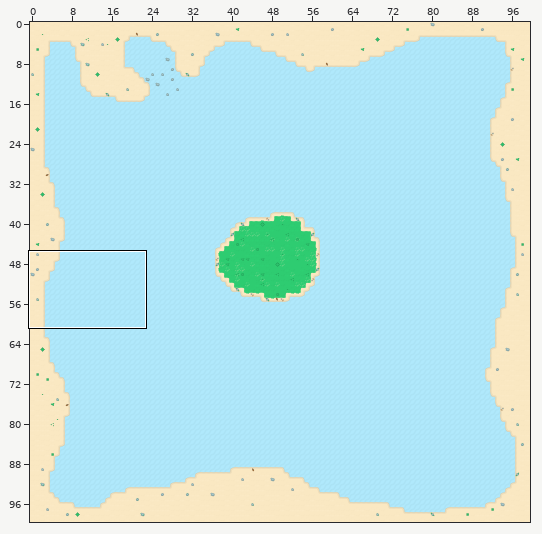
Tiled map: core/assets/tiledMap/world1.tmx. Above, an overview of the earlier version with the close-up marked.
Close-up. Before:
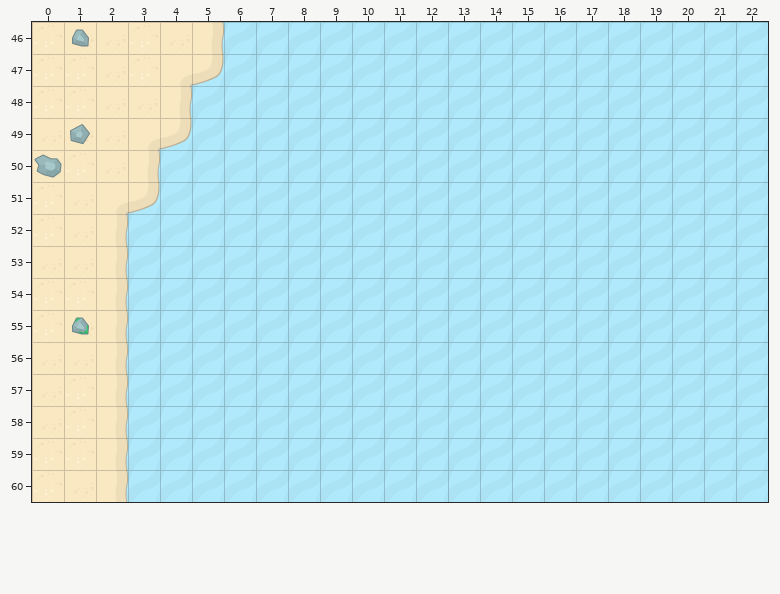
Cells are 64x64 px. Shown: x 0..22, y 46..60.
Now the later version:
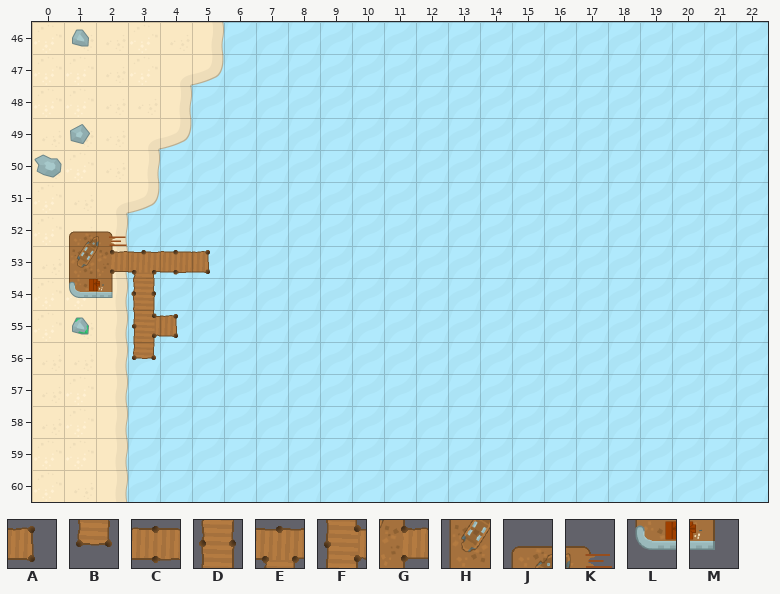
Key: from "tiles_sheet": A 114, B 115, C 116, D 117, E 118, F 119, G 122, H 123, J 124, K 125, L 126, M 127.
_ is an empty cell, . an unchanged one.
Changes in this commit:
--- layer "groundobjects"
@@ x 1..5 @@
-52 __...
-53 _____
-54 ___..
-55 ..__.
-56 .._..
+52 JK...
+53 HGECA
+54 LMD..
+55 ..FA.
+56 ..B..
